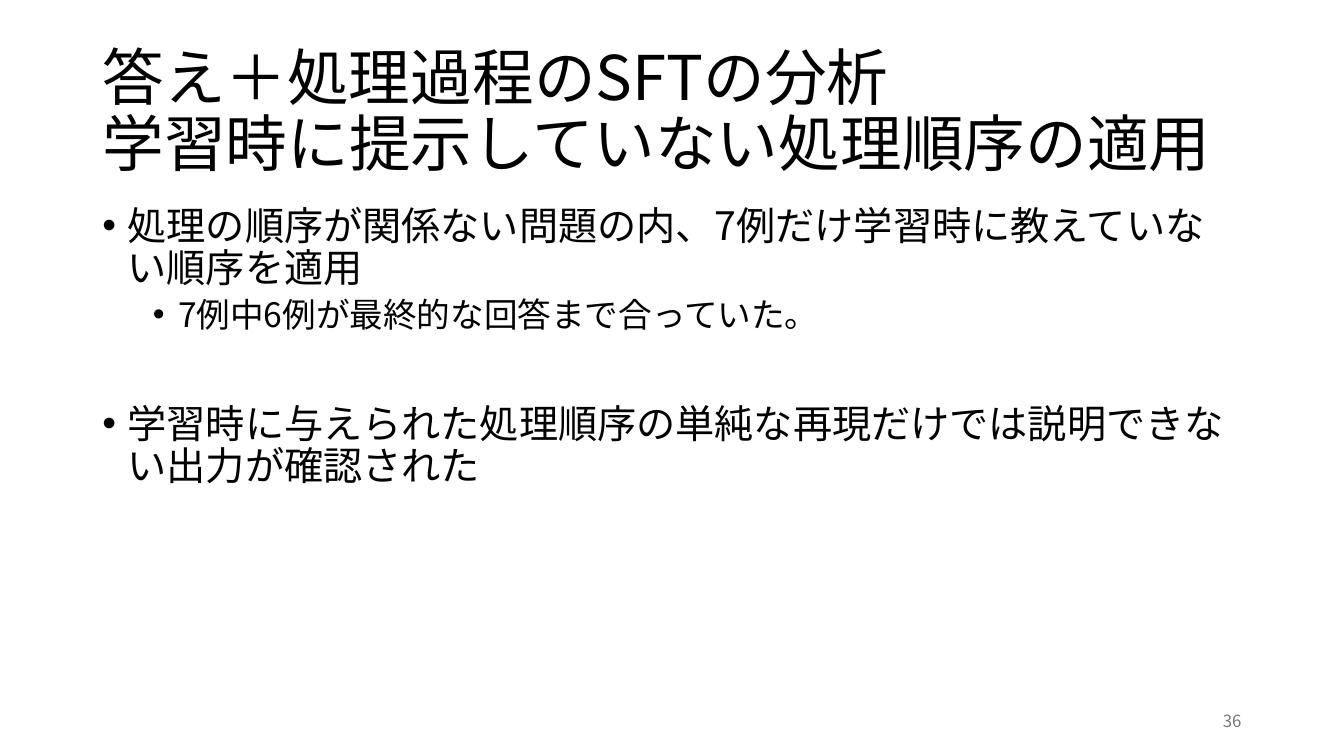
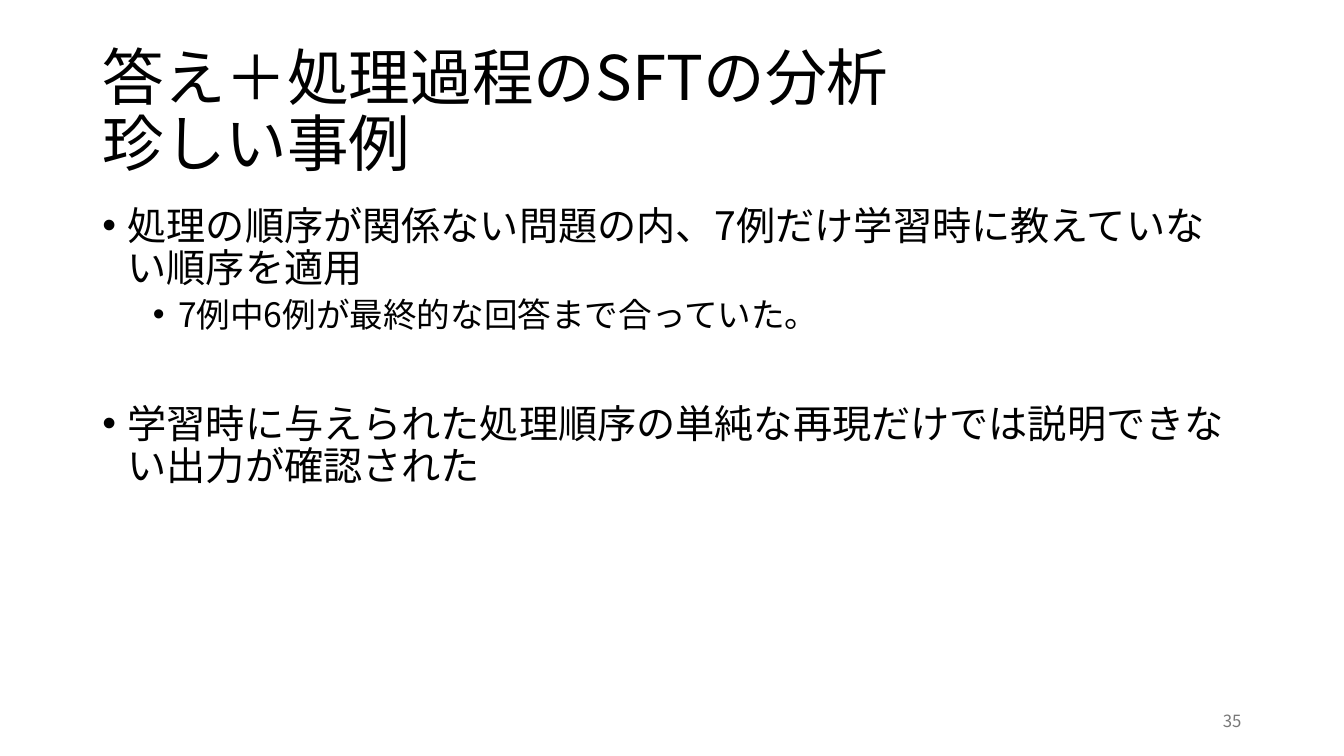
Before and after one commit to rollotea/array-task, a slide deck: slide 35 of 生成AIの追加学習による問題.pptx (slide 36 before the commit). Drawn at 1344x756 pixels with LibreOffice and Linux fonts; fonts in the diff are those of the drawing. Boxes give left, top, right and bottom in pixels: in the first picture for what was removed or moved away, otherwise in the second. Text is boxed around its words. In the diff, an @@ line names an element or a change of style, - is before the commit and + after.

```diff
--- a/生成AIの追加学習による問題.pptx
+++ b/生成AIの追加学習による問題.pptx
@@ title at [102, 47, 888, 171]: text changed @@
-答え＋処理過程のSFTの分析
-学習時に提示していない処理順序の適用
+答え＋処理過程のSFTの分析
+珍しい事例
@@ page number at [1223, 714, 1242, 727]: text changed @@
-36
+35
```
Also in this commit, not shown: 14 other slides changed, 1 slide added, 1 slide removed, 4 other files.
